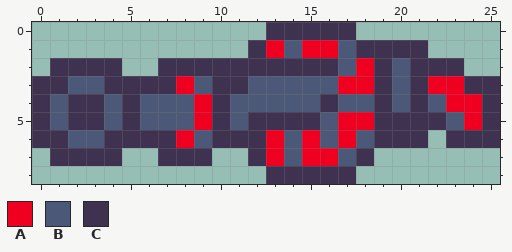
Two states of a pixel-art sprite, Project Folder/Sprites/flamethrower_side.png. Above is the file before it was changed.
The file is 26x9 pixels.
Palette (. is transparent): A #ef0021  B #4b5878  C #3e3250
Pixels before, first column x 0:
0 .............CCCCC........
1 ............CABAABCCCC....
2 .CCCC..CCCCCCCCCCBACBCCC..
3 CCBBCCCCABCCBBBBBAACBCAACC
4 CBCCBCBBBACBBBBBCBBCBCBAAC
5 CBCCBCBBBACBCCCCBAACCCCBAC
6 CCBBCCCCABCCCABABABCCC.CCC
7 .CCCC..CCC..CABAABC.......
8 .............CCCCC........
Now the later version:
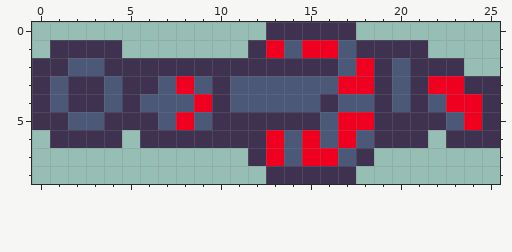
Changes in this commit:
Changed rows in their new state; - is an unchanged pixel.
first column x 0:
1 -CCCC-------
2 C-BB-CC-----
3 -BCCB--B---B
5 -CBBC-C-AB-C
6 .-CC-.--CC--
7 -....--...--
Boxes around the changes in both pictures, in picture pixels (x1, y1, x2, y2):
changed: (32, 40, 248, 166)
